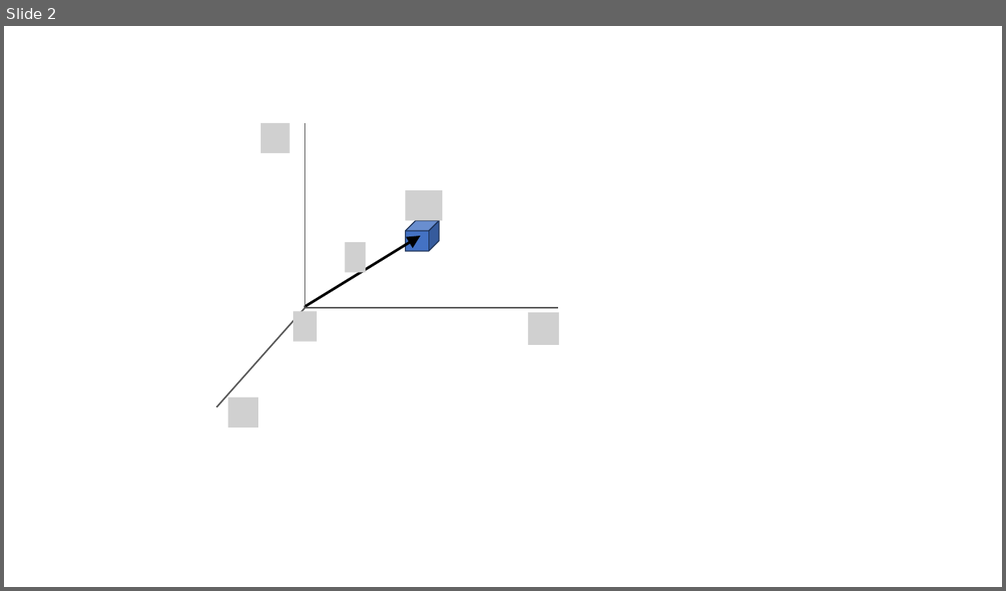
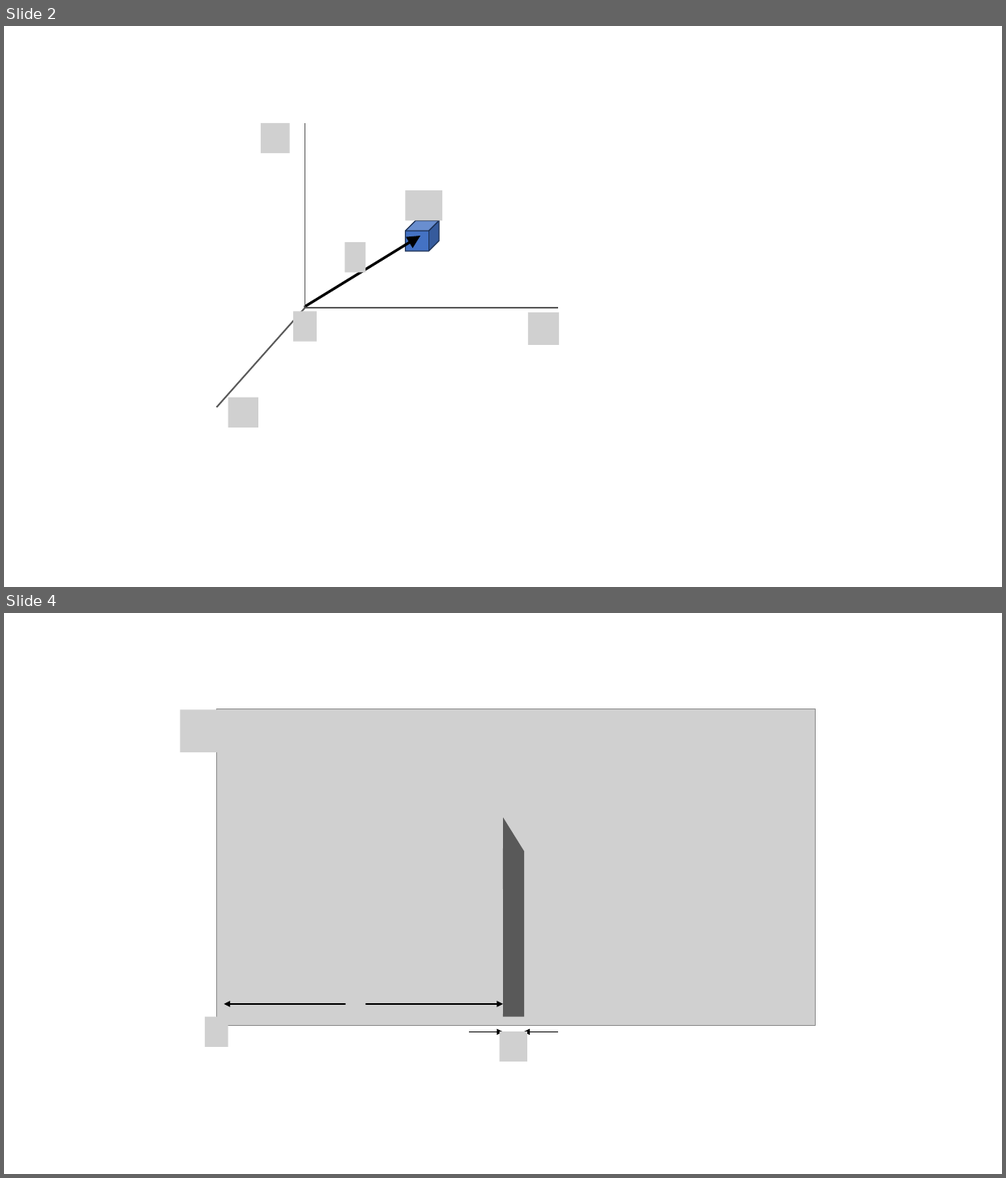
Before and after one commit to pararover/PHY0500304_Heat-and-Thermodynamics, a slide deck: U1-Distribution-of-Velocities/figures/all-figs.pptx. Shown one above the other, each under a label of ours: slide 2 before the commit, slides 2 and 4 after it; the slides between them are not shown. The pictures are 1006x591 and 1006x1178 pixels, drawn with LibreOffice and Linux fonts; fonts in the diff are those of the drawing; grey boxes stand for pictures. Boxes give left, top, right and bottom in pixels: in the first picture for what was removed or moved away, otherwise in the second. Text is boxed around its words. In the diff, an @@ line names an element or a change of style, - is before the commit and + after.

```diff
--- a/U1-Distribution-of-Velocities/figures/all-figs.pptx
+++ b/U1-Distribution-of-Velocities/figures/all-figs.pptx
@@ slide 4 added at box(4, 613, 1002, 1174), background #FFFFFF @@
@@ picture added at box(180, 709, 216, 752) @@
@@ picture added at box(216, 709, 816, 1025) @@
@@ freeform shape added at box(503, 817, 524, 1016), fill #595959 @@
@@ picture added at box(345, 986, 365, 1016) @@
@@ picture added at box(205, 1017, 228, 1047) @@
@@ double arrow added from (224, 1004) to (503, 1004), #000000 1 pt @@
@@ arrow added from (469, 1033) to (503, 1033), #000000 1 pt @@
@@ picture added at box(500, 1032, 527, 1062) @@
@@ arrow added from (558, 1033) to (523, 1033), #000000 1 pt @@
```
Also in this commit, not shown: 1 other slide added, 5 other files.
